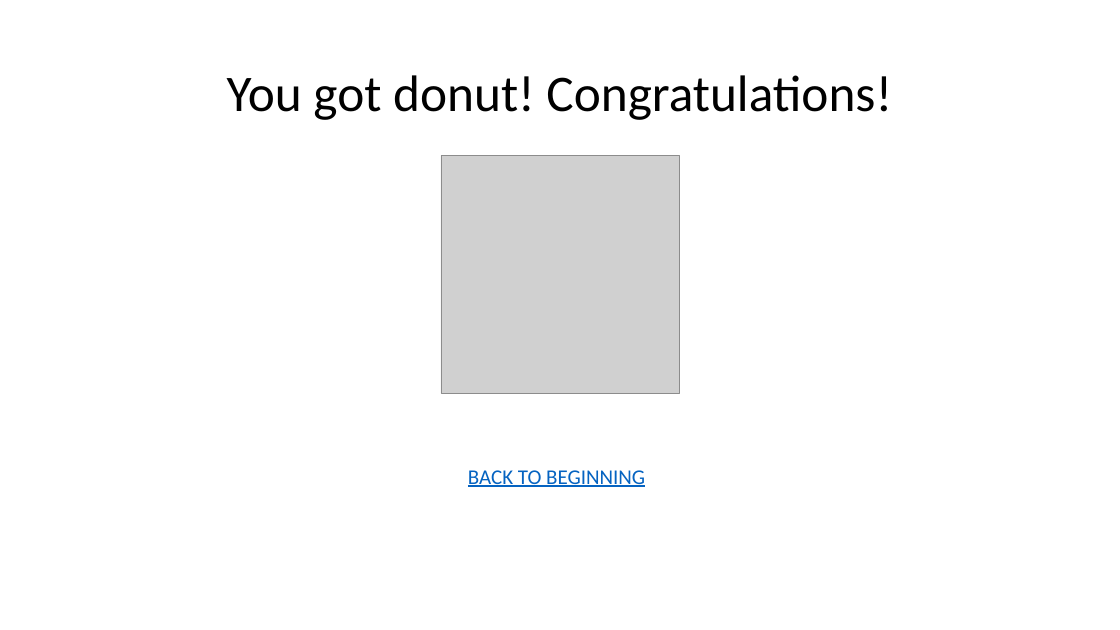
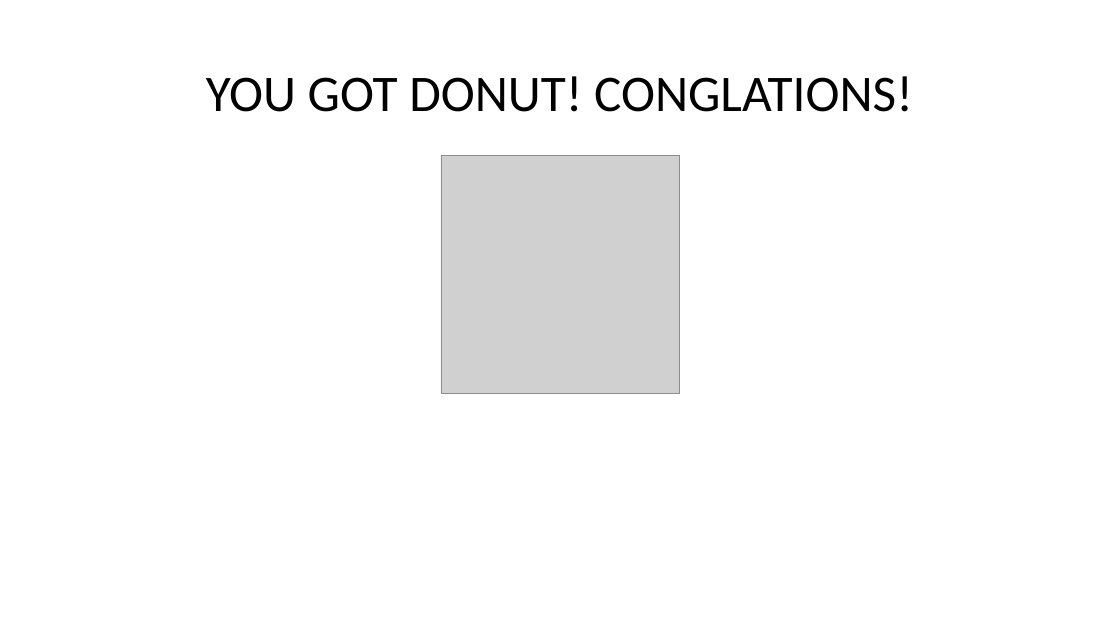
Before and after one commit to RIDENTEM/ppJam2019, a slide deck: slide 10 of ppJam.pptm (slide 7 before the commit). Drawn at 1120x630 pixels with LibreOffice and Linux fonts; fonts in the diff are those of the drawing; grey boxes stand for pictures. Boxes give left, top, right and bottom in pixels: in the first picture for what was removed or moved away, otherwise in the second. Text is boxed around its words. In the diff, an @@ line names an element or a change of style, - is before the commit and + after.

```diff
--- a/ppJam.pptm
+++ b/ppJam.pptm
@@ title at (x1=206, y1=76, x2=913, y2=112): text changed @@
-You got donut! Congratulations!
+YOU GOT DONUT! CONGLATIONS!
@@ text removed at (x1=468, y1=470, x2=645, y2=487) @@
-BACK TO BEGINNING
```
Also in this commit, not shown: 6 other slides changed, 3 slides added, 1 slide removed.
